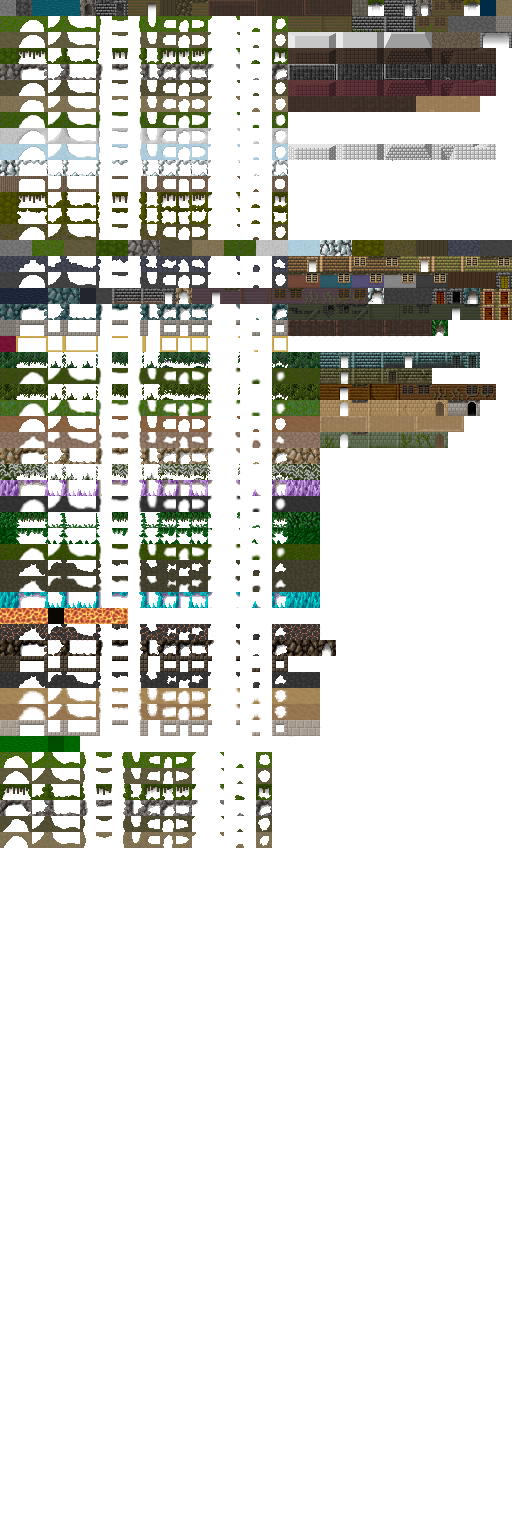
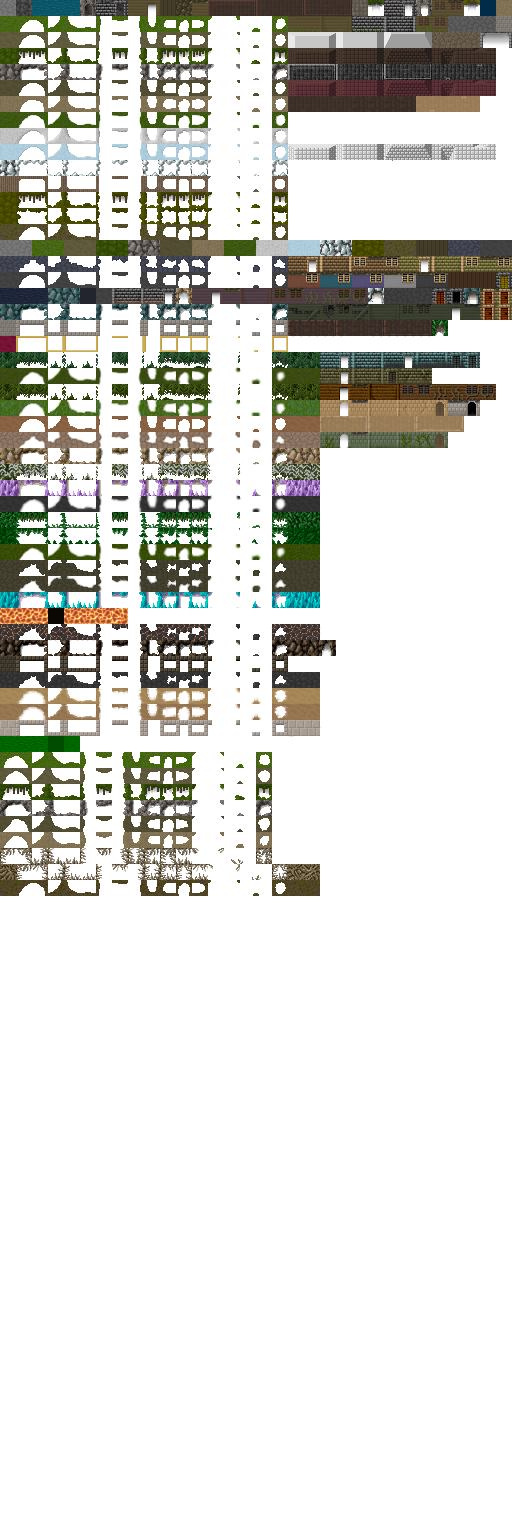
Layer changes from the first 512px x 1536px image to the second:
painted on "foreground" over [0, 848, 320, 896]
